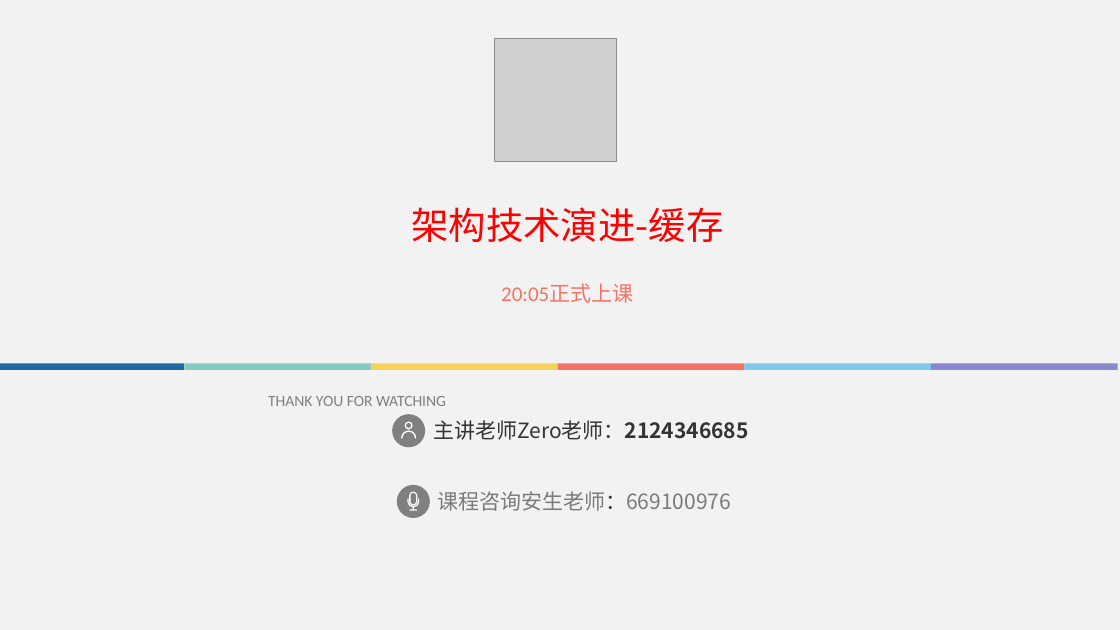
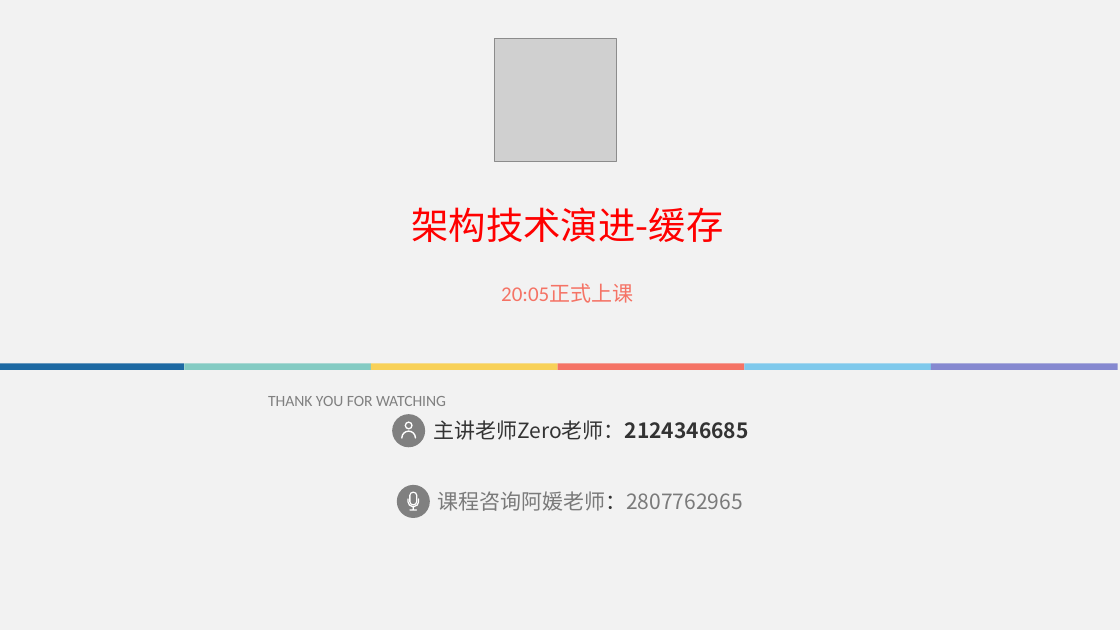
Before and after one commit to fanzhangvip/xiangxue, a slide deck: slide 1 of pre/缓存.pptx. Drawn at 1120x630 pixels with LibreOffice and Linux fonts; fonts in the diff are those of the drawing; grey boxes stand for pictures. Boxes give left, top, right and bottom in pixels: in the first picture for what was removed or moved away, otherwise in the second. Text is boxed around its words. In the diff, an @@ line names an element or a change of style, - is before the commit and + after.

```diff
--- a/pre/缓存.pptx
+++ b/pre/缓存.pptx
@@ text at (437,491,742,511): text changed @@
-课程咨询安生老师：669100976
+课程咨询阿媛老师：2807762965
```
Also in this commit, not shown: 3 other slides changed, 12 other files.
